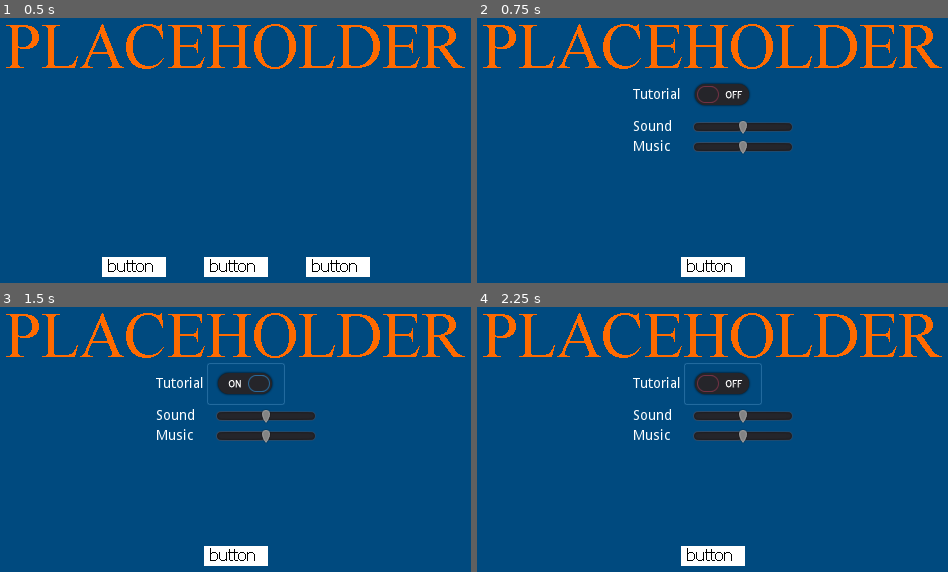
Above: before the commit, frames 1-4 (two rows, left to right).
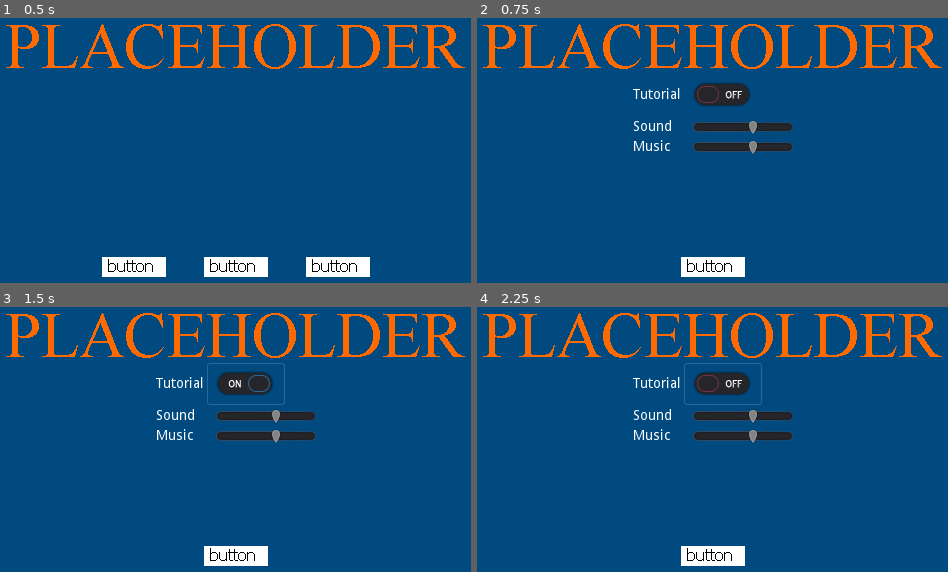
Above: after the commit, the same moments.

Repository: alpacanumerals/LD51
Game: Godot game, scene res://Title.tscn
The game is run twice, just before and just after one commit, with the same random seed, the same clock (stepped at 60 frames per second) and the same inputs.
Inputs (mouse positions are in pixels of both pictures, inside the frame that each line leads up to):
- Up to frame 1 (0.5 s): no input
- Up to frame 2 (0.75 s): click (712, 267) at 0.5 s
- Up to frame 3 (1.5 s): click (244, 383) at 1.25 s
- Up to frame 4 (2.25 s): click (721, 383) at 2 s

Frame 1 is identical in both runs. In frame 2, 0.3% of the frame differs, in the area x 55-60%, y 38-52%; in frame 3, 0.3%; in frame 4, 0.3%.

Commit message:
wire up volume sliders

Diff:
--- a/Options.tscn
+++ b/Options.tscn
@@ -79,13 +79,14 @@
 margin_bottom = 16.0
 size_flags_horizontal = 3
 
-[node name="HSlider" type="HSlider" parent="MarginContainer/VBoxContainer/CenterContainer/VBoxContainer/HBoxContainer"]
+[node name="SoundSlider" type="HSlider" parent="MarginContainer/VBoxContainer/CenterContainer/VBoxContainer/HBoxContainer"]
+unique_name_in_owner = true
 margin_left = 60.0
 margin_right = 160.0
 margin_bottom = 16.0
 rect_min_size = Vector2( 100, 0 )
-min_value = -50.0
-max_value = 50.0
+min_value = -25.0
+max_value = 15.0
 step = 5.0
 
 [node name="HBoxContainer2" type="HBoxContainer" parent="MarginContainer/VBoxContainer/CenterContainer/VBoxContainer"]
@@ -106,13 +107,14 @@
 margin_bottom = 16.0
 size_flags_horizontal = 3
 
-[node name="HSlider2" type="HSlider" parent="MarginContainer/VBoxContainer/CenterContainer/VBoxContainer/HBoxContainer2"]
+[node name="MusicSlider" type="HSlider" parent="MarginContainer/VBoxContainer/CenterContainer/VBoxContainer/HBoxContainer2"]
+unique_name_in_owner = true
 margin_left = 60.0
 margin_right = 160.0
 margin_bottom = 16.0
 rect_min_size = Vector2( 100, 0 )
-min_value = -50.0
-max_value = 50.0
+min_value = -25.0
+max_value = 15.0
 step = 5.0
 
 [node name="Control2" type="Control" parent="MarginContainer/VBoxContainer"]
@@ -132,4 +134,6 @@
 margin_bottom = 20.0
 texture_normal = ExtResource( 2 )
 
+[connection signal="value_changed" from="MarginContainer/VBoxContainer/CenterContainer/VBoxContainer/HBoxContainer/SoundSlider" to="." method="_on_SoundSlider_value_changed"]
+[connection signal="value_changed" from="MarginContainer/VBoxContainer/CenterContainer/VBoxContainer/HBoxContainer2/MusicSlider" to="." method="_on_MusicSlider_value_changed"]
 [connection signal="pressed" from="MarginContainer/VBoxContainer/CenterContainer2/BackButton" to="." method="_on_BackButton_pressed"]
--- a/OptionsScreen.gd
+++ b/OptionsScreen.gd
@@ -1,12 +1,23 @@
 extends Node
 
 func _ready():
-    pass # Replace with function body.
-
-# Called every frame. 'delta' is the elapsed time since the previous frame.
-#func _process(delta):
-#    pass
+    var sound_volume = AudioServer.get_bus_volume_db(AudioServer.get_bus_index("Sound"))
+    var sound_slider = get_node("%SoundSlider")
+    sound_slider.set_value(sound_volume)
+    var music_volume = AudioServer.get_bus_volume_db(AudioServer.get_bus_index("Music"))
+    var music_slider = get_node("%MusicSlider")
+    music_slider.set_value(music_volume)
 
 func _on_BackButton_pressed():
     switcher.playClick()
     switcher.switchScene("res://Title.tscn")
+
+func _on_SoundSlider_value_changed(value):
+    var volume = clamp(value, -25, 15)
+    AudioServer.set_bus_volume_db(
+        AudioServer.get_bus_index("Sound"), volume)
+
+func _on_MusicSlider_value_changed(value):
+    var volume = clamp(value, -25, 15)
+    AudioServer.set_bus_volume_db(
+        AudioServer.get_bus_index("Music"), volume)
--- /dev/null
+++ b/default_bus_layout.tres
@@ -0,0 +1,15 @@
+[gd_resource type="AudioBusLayout" format=2]
+
+[resource]
+bus/1/name = "Sound"
+bus/1/solo = false
+bus/1/mute = false
+bus/1/bypass_fx = false
+bus/1/volume_db = 0.0
+bus/1/send = "Master"
+bus/2/name = "Music"
+bus/2/solo = false
+bus/2/mute = false
+bus/2/bypass_fx = false
+bus/2/volume_db = 0.0
+bus/2/send = "Master"
--- a/sfx/ui_click.tscn
+++ b/sfx/ui_click.tscn
@@ -4,3 +4,4 @@
 
 [node name="AudioStreamPlayer" type="AudioStreamPlayer"]
 stream = ExtResource( 1 )
+bus = "Sound"
